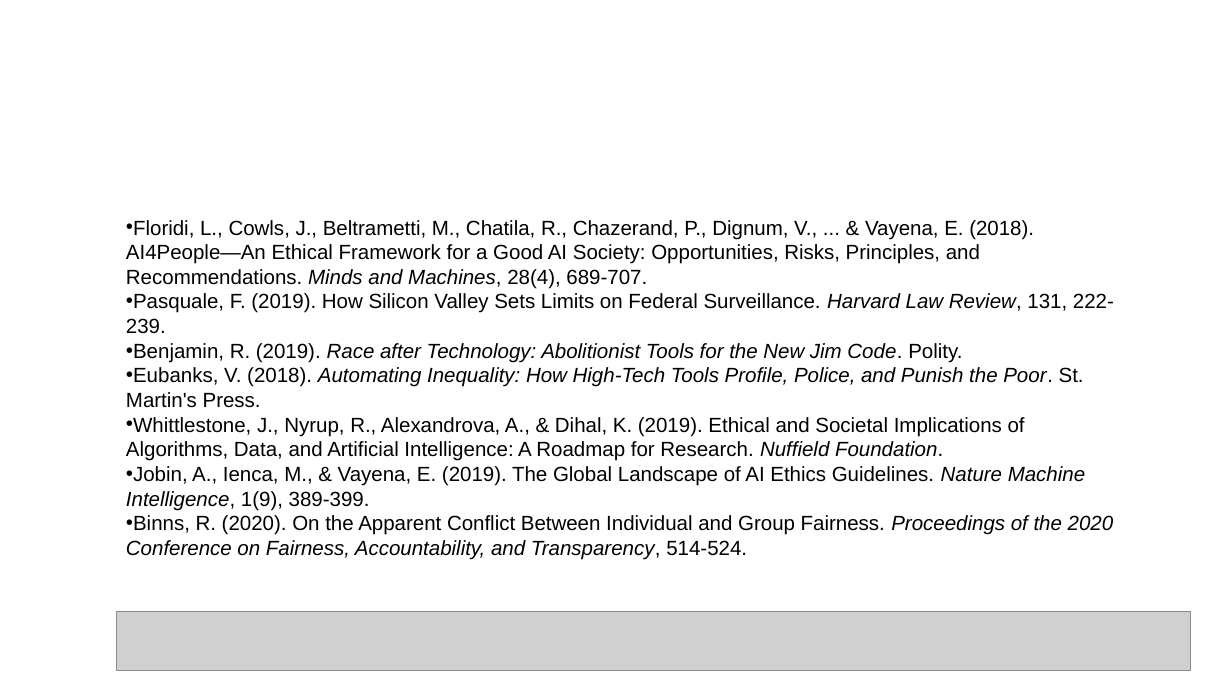
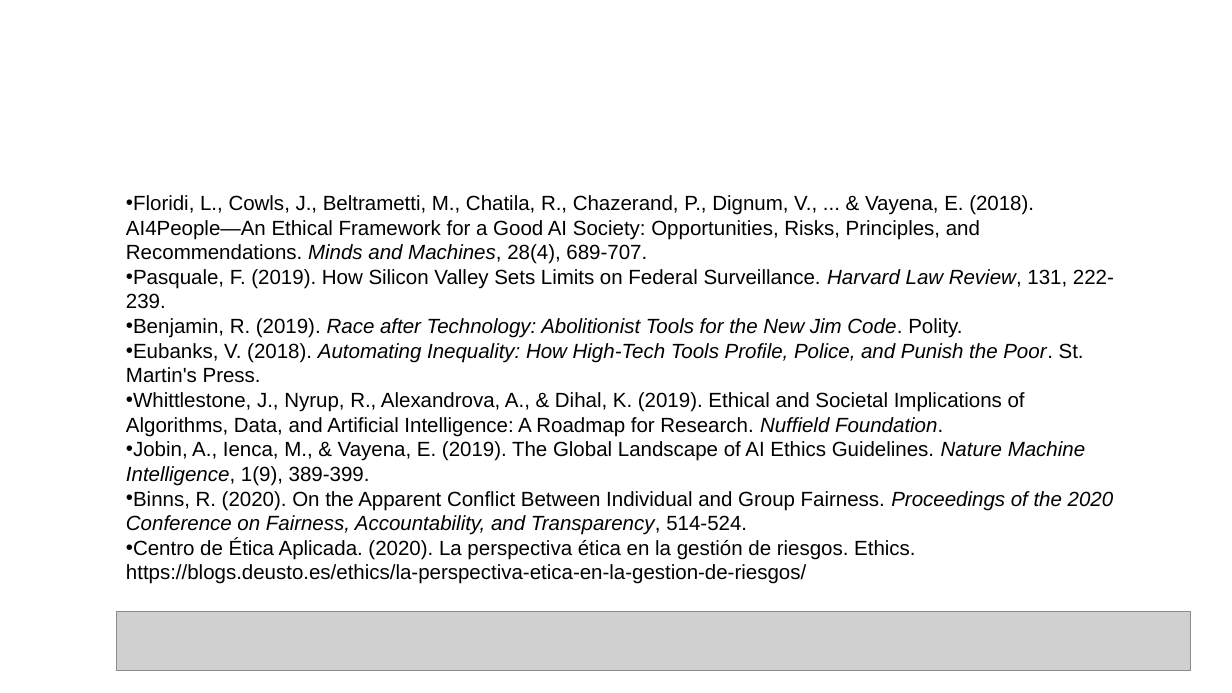
Before and after one commit to JCVLionHearth/datasciencecoursera, a slide deck: slide 20 of presentación simposio.pptx (slide 19 before the commit). Drawn at 1232x693 pixels with LibreOffice and Linux fonts; fonts in the diff are those of the drawing; grey boxes stand for pictures; background and template pictures are left out. Boxes give left, top, right and bottom in pixels: in the first picture for what was removed or moved away, otherwise in the second. Text is boxed around its words. In the diff, an @@ line names an element or a change of style, - is before the commit and + after.

```diff
--- a/presentación simposio.pptx
+++ b/presentación simposio.pptx
@@ text "Floridi, L., Cowls, J., Beltrametti, ...": place and size @@
-text "Floridi, L., Cowls, J., Beltrametti, ..." at bbox=[126, 220, 1114, 560]
+text "Floridi, L., Cowls, J., Beltrametti, ..." at bbox=[126, 195, 1114, 584]
@@ text at bbox=[126, 539, 915, 584]: paragraph added @@
+• Centro de Ética Aplicada. (2020). La perspectiva ética en la gestión de riesgos. Ethics. https://blogs.deusto.es/ethics/la-perspectiva-etica-en-la-gestion-de-riesgos/
```
Also in this commit, not shown: 8 other slides changed, 2 slides added, 1 slide removed.
